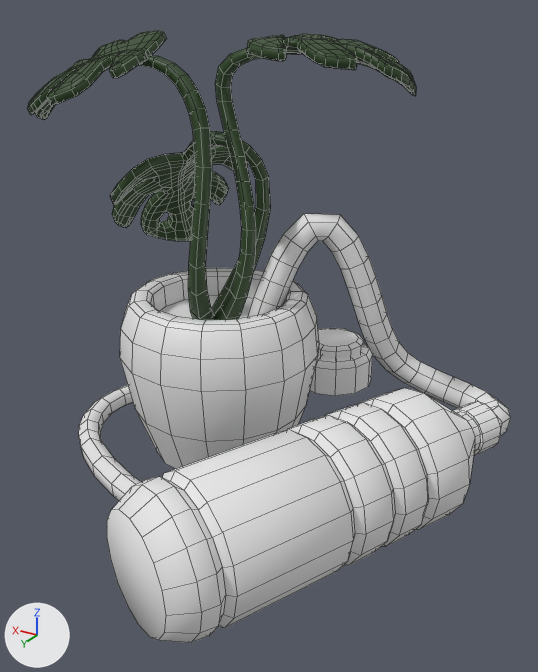
Renders of the FBX model Assets/3DModels/plant.fbx from each side of a commit.
Camera for both pictures: a 50 mm lens placed at (-0.63, 0.441, 0.327), pointed at (-0.381, 0.026, 0.12). Lighting does not change. The marker at lower left points along +X, +Y and +Z. Mesh edges are drawn as thin lines. Where no turn or scale is listed for an object, it has been applied to the vertices.

Objects in the first picture: 'opaaue', 'transparent'.
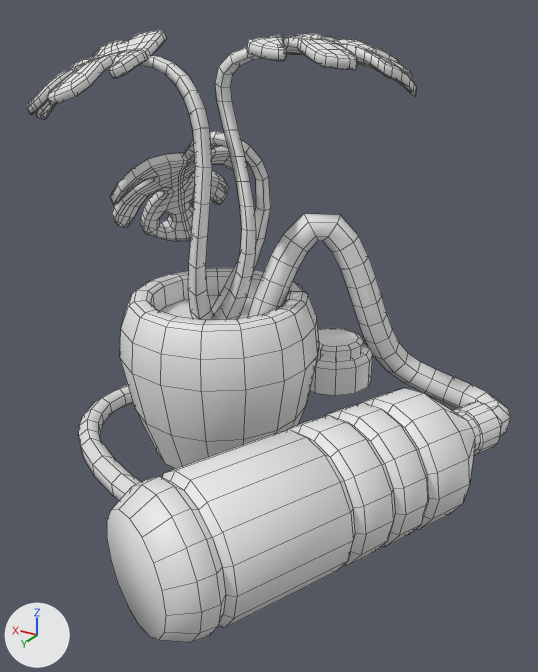
Changed parts and their boxes (x1, y1, x2, y2) in the pictures (538 x 672 px):
part 1 of me_cylinder_014, recoloured: (27, 30, 416, 320) in both

What changed in the scene script:
```text
Change me_cylinder_014:
    where me_cylinder_014.from_pydata(...)  # 2373 vertices, 2413 faces; spans x -0.213..0.126, y -0.188..0.213, z 0.0..0.316
    used by ob_opaaue; location = (-0.3203, 0.0003, 0.0022)
    remove me_cylinder_014.materials.append(mat_acrylic)  # white #e7e7e7
    remove me_cylinder_014.materials.append(mat_lid)  # white #e7e7e7
    remove me_cylinder_014.materials.append(mat_kvetinac_001)  # white #e7e7e7
    remove me_cylinder_014.materials.append(mat_kvetinac_zem_001)  # white #e7e7e7
    me_cylinder_014 part 1: all 1897 faces that had it switch from mat_mostera_green_001 (dark green #2c4722) to no material
```
